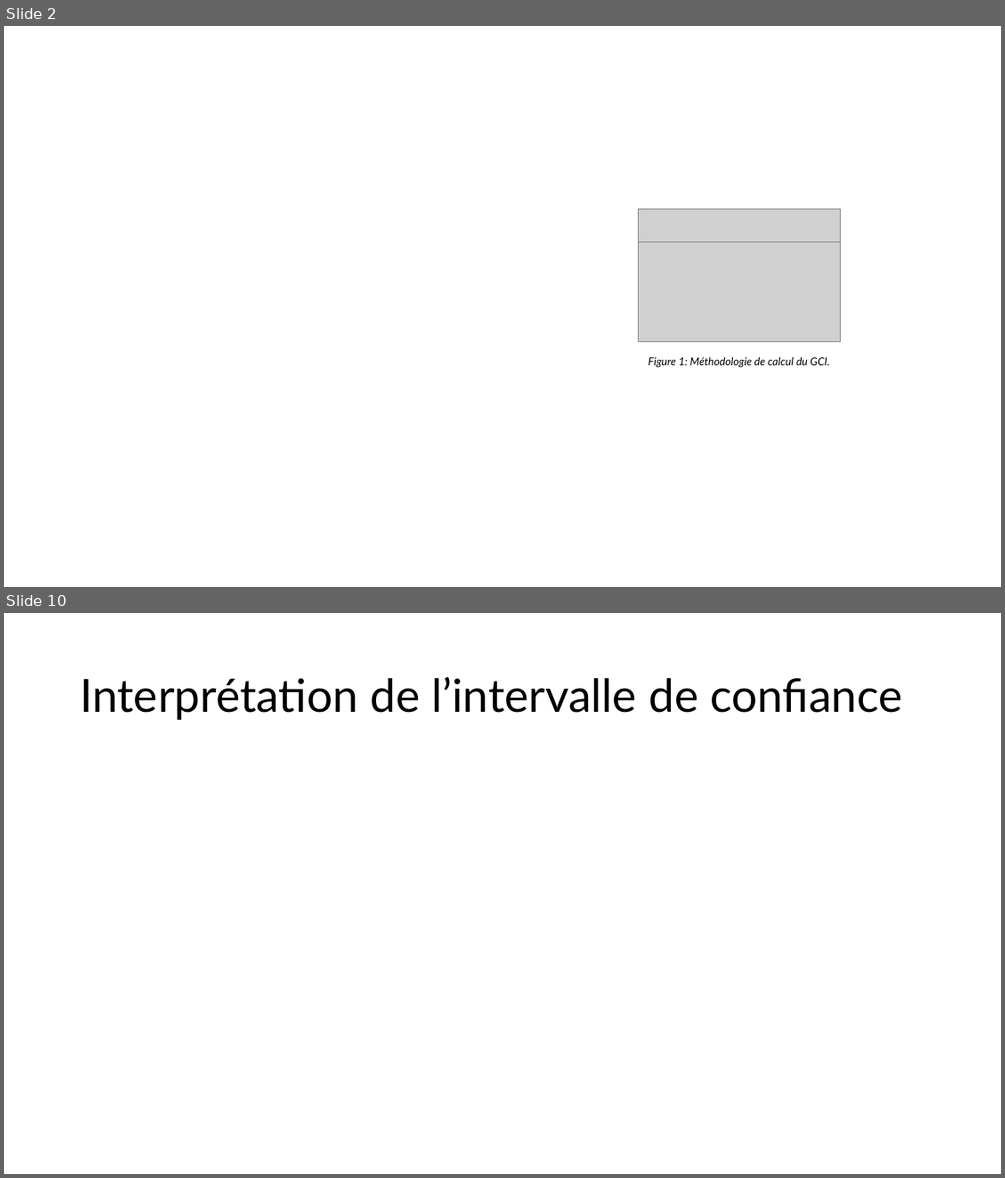
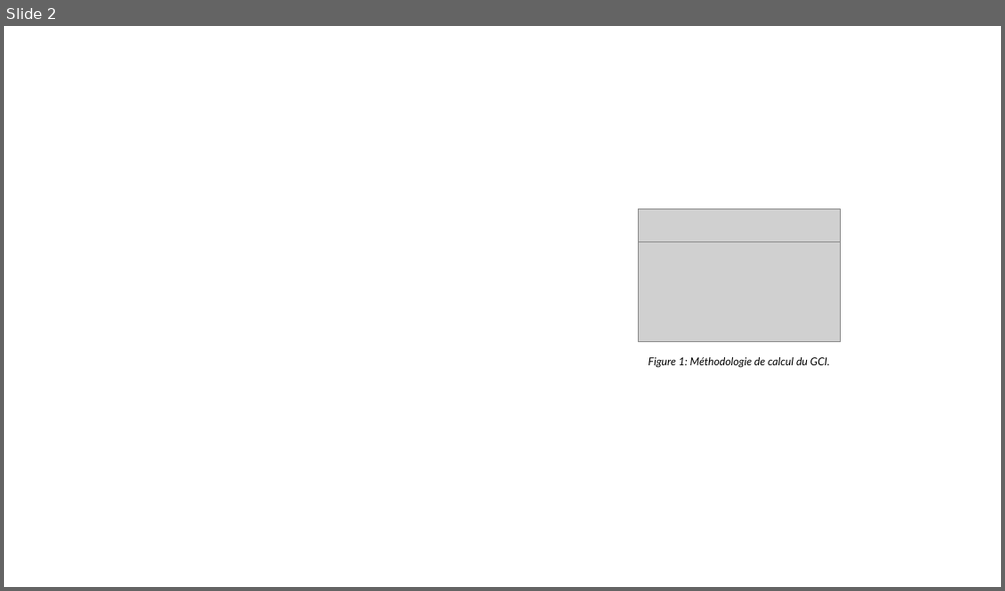
Before and after one commit to antoine-pt/MEC8211, a slide deck: MEC8211-Devoir3.pptx. Shown one above the other, each under a label of ours: slides 2 and 10 before the commit, slide 2 after it; the slides between them are not shown. The pictures are 1005x1178 and 1005x591 pixels, drawn with LibreOffice and Linux fonts; fonts in the diff are those of the drawing; grey boxes stand for pictures. Boxes give left, top, right and bottom in pixels: in the first picture for what was removed or moved away, otherwise in the second. Text is boxed around its words. In the diff, an @@ line names an element or a change of style, - is before the commit and + after.

```diff
--- a/MEC8211-Devoir3.pptx
+++ b/MEC8211-Devoir3.pptx
@@ slide 10 removed at (x1=4, y1=613, x2=1001, y2=1174), background #FFFFFF @@
@@ title removed at (x1=80, y1=677, x2=902, y2=720) @@
-Interprétation de l’intervalle de confiance
```
Also in this commit, not shown: 4 slides changed, 2 slides added, 1 other slide removed.
